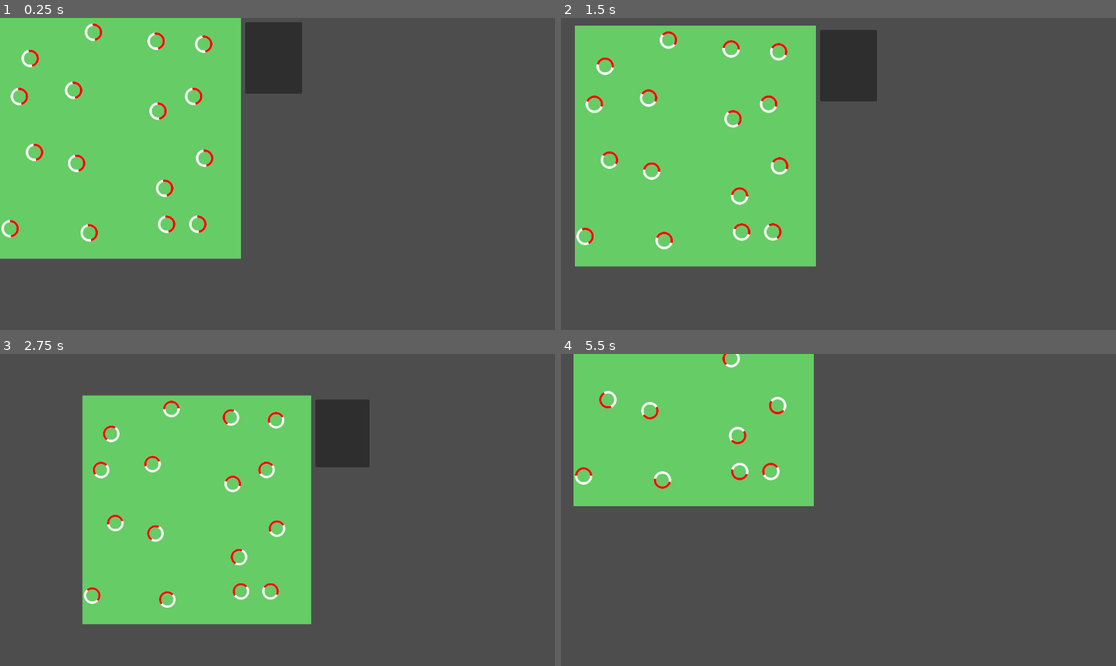
Above: before the commit, frames 1-4 (two rows, left to right).
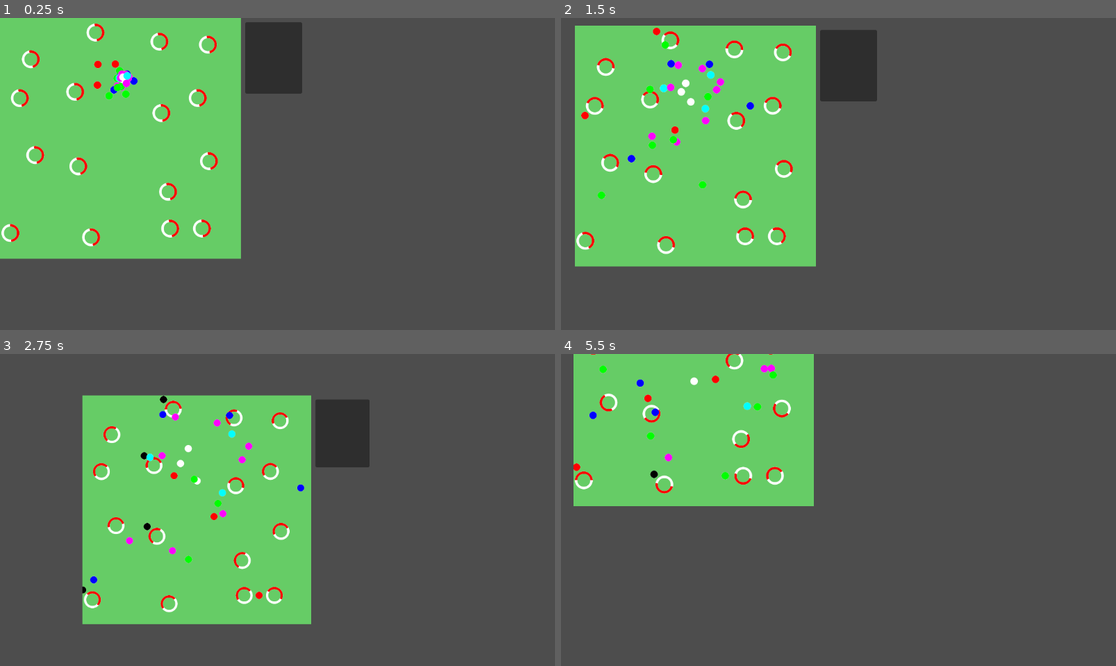
Above: after the commit, the same moments.

Repository: ErikSeewald/Pronicula
Game: Godot game, scene res://scenes/Hamsters.tscn
The game is run twice, just before and just after one commit, with the same random seed, the same clock (stepped at 60 frames per second) and the same inputs.
Inputs (mouse positions are in pixels of both pictures, inside the frame that each line leads up to):
- Up to frame 1 (0.25 s): no input
- Up to frame 2 (1.5 s): move the mouse to (960, 158) at 0.52 s; hold Middle mouse button (move_around) 0.53-1.25 s; click (960, 158) at 0.67 s; drag from (727, 189) to (810, 236) at 1.27 s
- Up to frame 3 (2.75 s): move the mouse to (333, 441) at 2.02 s; tap Mouse wheel down (zoom_out) at 2.1 s; click (333, 441) at 2.17 s
- Up to frame 4 (5.5 s): drag from (810, 572) to (672, 463) at 2.77 s; move the mouse to (1005, 556) at 3.52 s; tap Mouse wheel up (zoom_in) at 3.6 s; click (1005, 556) at 3.67 s; drag from (672, 463) to (755, 432) at 4.27 s; move the mouse to (866, 510) at 5.02 s; hold Middle mouse button (move_around) from 5.03 s (still down); click (866, 510) at 5.17 s

The runs differ from the first frame. In frame 1, 2.3% of the frame differs, in the area x 0-40%, y 1-74%; in frame 2, 2.7%, in the area x 2-42%, y 3-76%; in frame 3, 2.4%; in frame 4, 1.7%.

Commit message:
messy hamsters

Diff:
--- a/scenes/Hamsters.tscn
+++ b/scenes/Hamsters.tscn
@@ -6,12 +6,14 @@
 
 [sub_resource type="ShaderMaterial" id="ShaderMaterial_58ydm"]
 shader = ExtResource("2_dters")
-shader_parameter/time = 30.0
-shader_parameter/size = 12.0
+shader_parameter/time = 7.23
+shader_parameter/size = 11.755
 shader_parameter/seed = 1
 shader_parameter/jitter_intensity = 2.0
 shader_parameter/inner_wheel_size = 0.3
 shader_parameter/outer_wheel_size = 0.45
+shader_parameter/hamster_count = 30
+shader_parameter/hamster_size = 0.2
 shader_parameter/background_col = Color(0.4, 0.8, 0.4, 1)
 
 [node name="Hamsters" type="Node2D"]
--- a/shaders/demos/hamsters/hamsters.gdshader
+++ b/shaders/demos/hamsters/hamsters.gdshader
@@ -12,8 +12,16 @@
 uniform float inner_wheel_size = 0.3;
 uniform float outer_wheel_size = 0.45;
 
+group_uniforms hamsters;
+uniform uint hamster_count = 1;
+uniform float hamster_size = 0.2;
+
 group_uniforms colors;
 uniform vec3 background_col: source_color = vec3(0.4, 0.8, 0.4);
+
+// Define jitter groups within which all tiles are jittered identically
+const int jitter_bounds = 3;
+const int center_idx = 1;
 
 // Samples the procedural SDF wheel texture based on the given UV.
 vec4 sample_wheel(vec2 uv)
@@ -33,18 +41,18 @@
 	return value;
 }
 
-// Draws wheels onto the current color at the given grid coordinates.
+vec2 get_jittered_wheel_coords(vec2 coords)
+{
+	//float sin_jitter = 1.7 + sin(time) * 0.3;
+	vec2 jitter_seed = floor(coords  / float(jitter_bounds));
+	return jitter(coords, jitter_seed, seed, jitter_intensity);
+}
+
+// Draws wheels onto the current color at the given pre-jittered grid coordinates.
 vec3 draw_wheels(vec2 coords, vec3 cur_color)
 {
-	//float sin_jitter = 1.7 + sin(time) * 0.3;
-
-	// Define jitter groups within which all tiles are jittered identically
-	const int jitter_bounds = 3;
-	const int center_idx = 1;
-	vec2 jitter_seed = floor(coords  / float(jitter_bounds));
-	coords = jitter(coords, jitter_seed, seed, jitter_intensity);
-
 	// Only draw wheel if the tile is the center of the jitter group
+	coords = get_jittered_wheel_coords(coords);
 	ivec2 idx = ivec2(coords);
 	if (idx.x % jitter_bounds == center_idx && idx.y % jitter_bounds == center_idx)
 	{
@@ -57,9 +65,103 @@
 	return cur_color;
 }
 
+// Samples the procedural SDF hamster texture based on the given UV.
+vec4 sample_hamster(vec2 uv, vec3 color)
+{
+	// Origin already at hamster center
+	vec4 value = vec4(1.0, 1.0, 1.0, 0.0);
+
+	float alpha = -(length(uv) - hamster_size);
+
+	float aa = fwidth(alpha);
+	vec4 circ = vec4(color, 1.0);
+
+	value = mix(value, circ, smoothstep(0.0, aa, alpha));
+	return value;
+}
+
+vec2 get_goal(vec2 cur_hamster, float t)
+{
+	vec2 hash = hash_vec2_vec2(cur_hamster * t, seed) * size;
+
+	// 50% chance for the goal to be a wheel
+	if (fract(hash.x) < 0.5)
+	{
+		vec2 jitter_seed = floor(hash / float(jitter_bounds));
+		vec2 goal = floor(hash / float(jitter_bounds)) * float(jitter_bounds) + vec2(1.0);
+		goal = jitter(goal, jitter_seed, seed, -jitter_intensity); // Inverse jitter
+		return goal;
+	}
+
+	return hash;
+}
+
+// Draws hamsters onto the current color at the given grid coordinates.
+vec3 draw_hamsters(vec2 coords, vec3 cur_color)
+{
+	const int cycles = 6;
+	const float cycle_lengths[cycles] = {1.0, 2.0, 3.0, 4.0, 6.0, 12.0};
+
+	//vec2 shift = vec2(sin(time * 5.0), cos(time * 2.5));
+	vec2 shift = vec2(sin(time * 7.0), cos(time * 5.0)) * 0.2;
+
+	for (uint i = 0u; i < hamster_count; i++)
+	{
+		float idx = float(i);
+
+		// Every 12 seconds, the cycle lengths of all of them change
+		// This is because 12 has 6 divisors, allowing for these cycle lengths
+		float last_switch = floor(time / 12.0);
+		float tt = cycle_lengths[int(hash_vec2_float(vec2(idx + last_switch), seed) * 100.0) % cycles];
+		float phase = fract(time / tt);
+		float t0 = floor(time / tt) * tt;
+		float t1 = t0 + tt;
+
+		vec2 cur_hamster = hash_vec2_vec2(vec2(idx), seed);
+		vec2 last_goal = get_goal(cur_hamster, t0);
+		vec2 cur_goal = get_goal(cur_hamster, t1);
+		cur_hamster = last_goal - (last_goal - cur_goal) * phase + shift;
+
+		bool b = false;
+
+		vec2 jit = get_jittered_wheel_coords(last_goal);
+		ivec2 wheel_idx = ivec2(jit);
+		if (wheel_idx.x % jitter_bounds == center_idx && wheel_idx.y % jitter_bounds == center_idx)
+		{
+			if (phase < 0.5) {cur_hamster = last_goal; b = true;}
+			else {cur_hamster = last_goal - (last_goal - cur_goal) * (phase-0.5)*2.0 + shift;}
+		}
+
+		float d = length(coords - cur_hamster);
+		if (d < hamster_size + 0.1)
+		{
+			vec3 hamster_col;
+			switch (int(tt))
+				{
+					case 1: hamster_col = vec3(1.0, 0.0, 0.0); break;
+					case 2: hamster_col = vec3(0.0, 1.0, 0.0); break;
+					case 3: hamster_col = vec3(0.0, 0.0, 1.0); break;
+					case 4: hamster_col = vec3(1.0, 0.0, 1.0); break;
+					case 6: hamster_col = vec3(0.0, 1.0, 1.0); break;
+					case 8: hamster_col = vec3(1.0, 1.0, 0.0); break;
+					case 12: hamster_col = vec3(1.0, 1.0, 1.0); break;
+
+				}
+			if (b) {hamster_col = vec3(0.0, 0.0, 0.0);}
+
+			vec4 hamster = sample_hamster(coords - cur_hamster, hamster_col);
+			cur_color = mix(cur_color, hamster.rgb, hamster.a);
+			// Do not return early, overlap is possible
+		}
+	}
+	return cur_color;
+}
+
 void fragment()
 {
 	vec2 grid_coords = UV * size;
+
 	COLOR.rgb = background_col;
 	COLOR.rgb = draw_wheels(grid_coords, COLOR.rgb);
+	COLOR.rgb = draw_hamsters(grid_coords, COLOR.rgb);
 }
Not shown, changed: shaders/util/random.gdshaderinc
